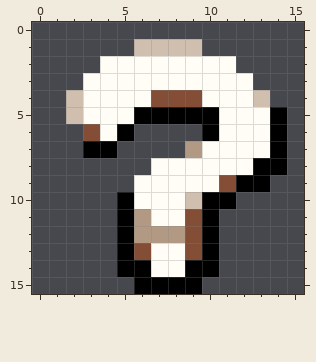
Pixel-art sprite -- images/icons/unknown.png. That is the earlier state.
The file is 256x256 pixels, drawn in blocks of 16x16; one block is one cell here.
Once edited:
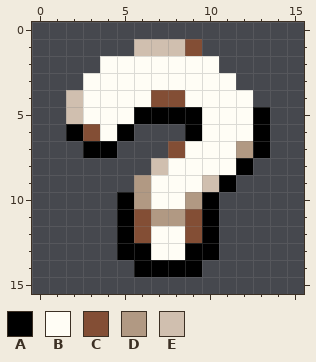
Palette (. is transparent): A #000000  B #fffdf5  C #834e35  D #b19983  E #d0bfaf
Changes in this commit:
y 1: x 9 E -> C
y 2: x 11 B -> .
y 3: x 12 B -> .
y 4: x 9 C -> B; x 13 E -> .
y 5: x 10 A -> B; x 13..14 BA -> A.
y 6: x 2 . -> A; x 9..10 .A -> AB; x 13..14 BA -> A.
y 7: x 8..9 .D -> CB; x 12..14 BBA -> DA.
y 8: x 7 B -> E; x 12..14 BAA -> A..
y 9: x 6 B -> D; x 10..13 BCAA -> EA..
y 10: x 6 B -> D; x 9 E -> D; x 11 A -> .
y 11: x 6..8 DBB -> CDD
y 12: x 6..8 DDD -> CBB
y 13: x 6 C -> A; x 9 C -> A
y 14: x 5 A -> .; x 7..8 BB -> AA; x 10 A -> .
y 15: x 6..9 AAAA -> ....
Pixel boxes of the changes (left, top, right, bottom) in both pictures:
changed: (117, 39, 287, 294)
added: (66, 124, 83, 141)
